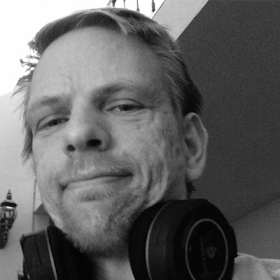
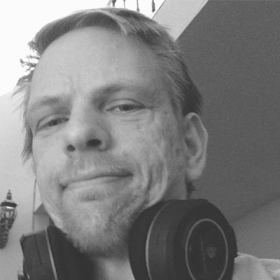
The second 280x280 image is a revision of the first. Changes to its layers:
added layer "White overlay" (20%) above "Hue/Saturation 1" over [0, 0, 280, 280]
